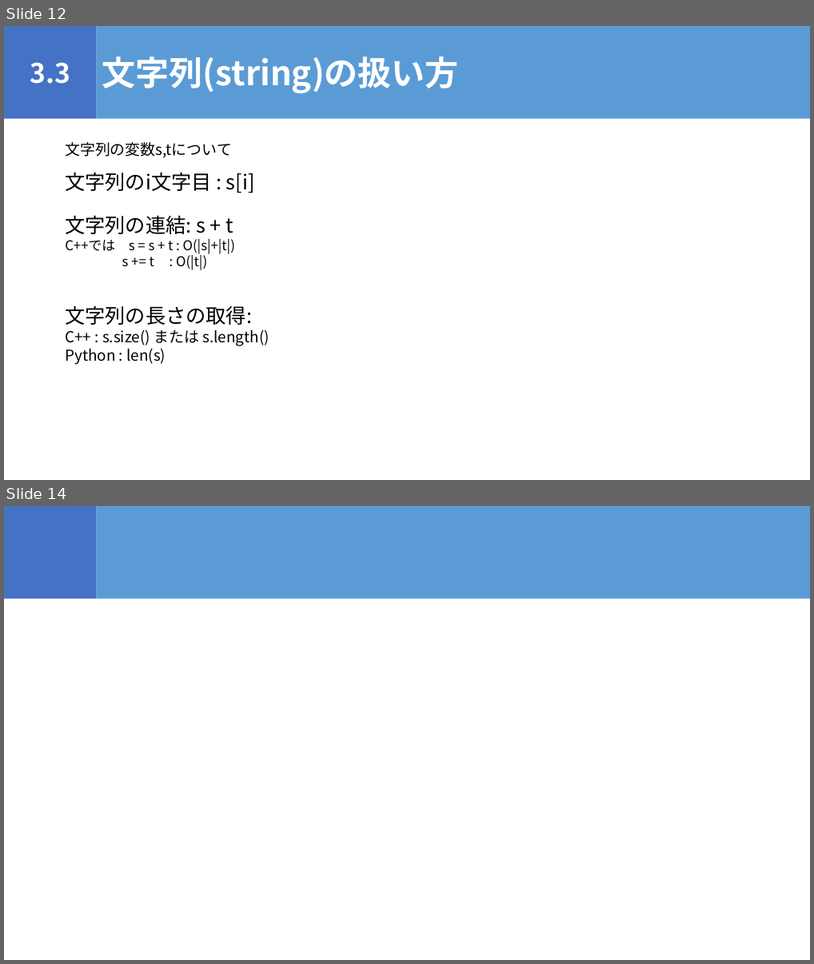
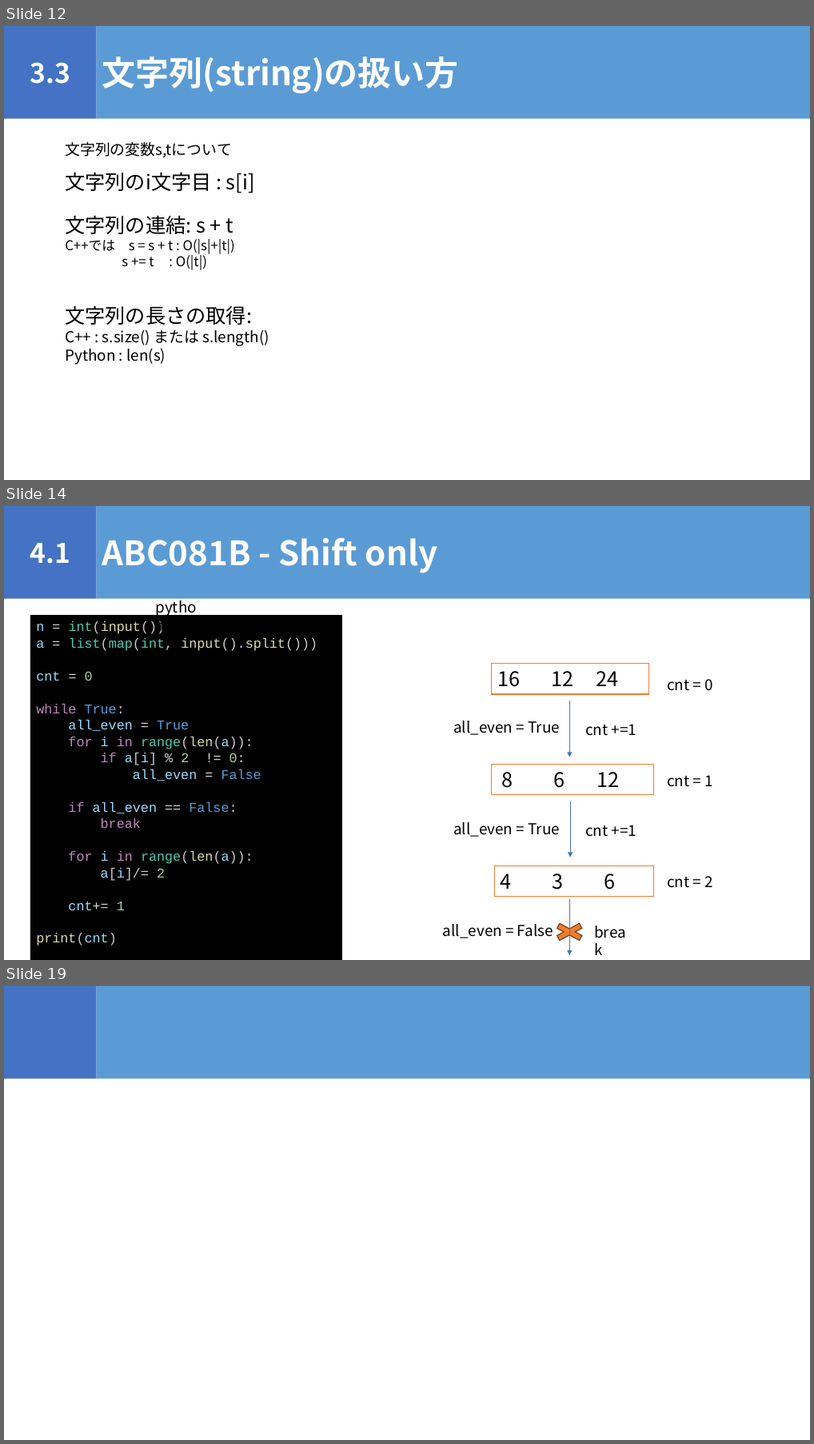
Before and after one commit to igeeeeee/triC_AtCoder_Beginners_Selection, a slide deck: ABS_勉強会.pptx. Shown one above the other, each under a label of ours: slides 12 and 14 before the commit, slides 12, 14 and 19 after it; the slides between them are not shown. The pictures are 814x964 and 814x1444 pixels, drawn with LibreOffice and Linux fonts; fonts in the diff are those of the drawing. Boxes give left, top, right and bottom in pixels: in the first picture for what was removed or moved away, otherwise in the second. Text is boxed around its words. In the diff, an @@ line names an element or a change of style, - is before the commit and + after.

```diff
--- a/ABS_勉強会.pptx
+++ b/ABS_勉強会.pptx
@@ slide 14 added at (4,506,810,960), background #FFFFFF @@
@@ rectangle added at (4,506,97,599), fill #4472C4, 32 pt, text #FFFFFF, bold @@
+4.1
@@ rectangle added at (97,506,810,599), fill #5B9BD5, 40 pt, text #FFFFFF, bold @@
+ABC081B - Shift only
@@ text added at (150,595,210,619), 18 pt, text #000000 @@
+python
@@ rectangle added at (30,615,342,960), fill #000000, 16 pt, text #9CDCFE @@
+n = int(input())
+a = list(map(int, input().split()))
+cnt = 0
+while True:
+all_even = True
+for i in range(len(a)):
+if a[i] % 2 != 0:
+all_even = False
+if all_even == False:
+break
+for i in range(len(a)):
+a[i]/= 2
+cnt+= 1
+print(cnt)
@@ rectangle added at (492,664,650,693), fill #FFFFFF, outline #ED7D31 1 pt, 24 pt, text #000000 @@
+16 12 24
@@ text added at (667,679,713,691), 18 pt, text #000000 @@
+cnt = 0
@@ text added at (454,720,560,735), 18 pt, text #000000 @@
+all_even = True
@@ arrow added from (570, 700) to (570, 757), #4472C4 0.5 pt @@
@@ text added at (586,724,637,736), 18 pt, text #000000 @@
+cnt +=1
@@ rectangle added at (492,764,655,795), fill #FFFFFF, outline #ED7D31 1 pt, 24 pt, text #000000 @@
+8 6 12
@@ text added at (667,775,713,787), 18 pt, text #000000 @@
+cnt = 1
@@ arrow added from (571, 801) to (571, 857), #4472C4 0.5 pt @@
@@ text added at (454,822,560,836), 18 pt, text #000000 @@
+all_even = True
@@ text added at (586,824,637,836), 18 pt, text #000000 @@
+cnt +=1
@@ rectangle added at (494,866,654,896), fill #FFFFFF, outline #ED7D31 1 pt, 24 pt, text #000000 @@
+4 3 6
@@ text added at (667,876,713,888), 18 pt, text #000000 @@
+cnt = 2
@@ arrow added from (570, 899) to (570, 955), #4472C4 0.5 pt @@
@@ text added at (443,924,554,938), 18 pt, text #000000 @@
+all_even = False
@@ cross added at (549,920,591,944), fill #ED7D31, outline #683715 1 pt @@
@@ text added at (589,919,641,944), 18 pt, text #000000 @@
+break
@@ what was slide 14 is now slide 19 @@
```
Also in this commit, not shown: 3 slides changed, 4 other slides added, 1 slide removed, 4 other files.
